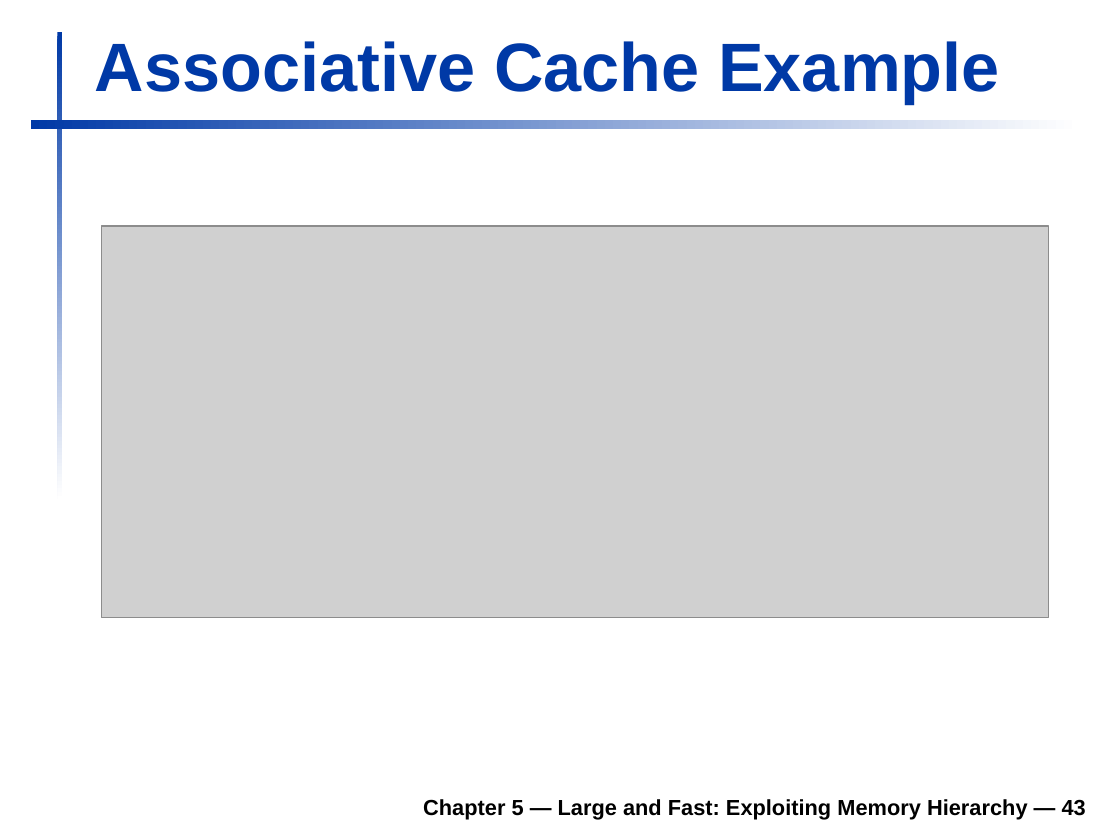
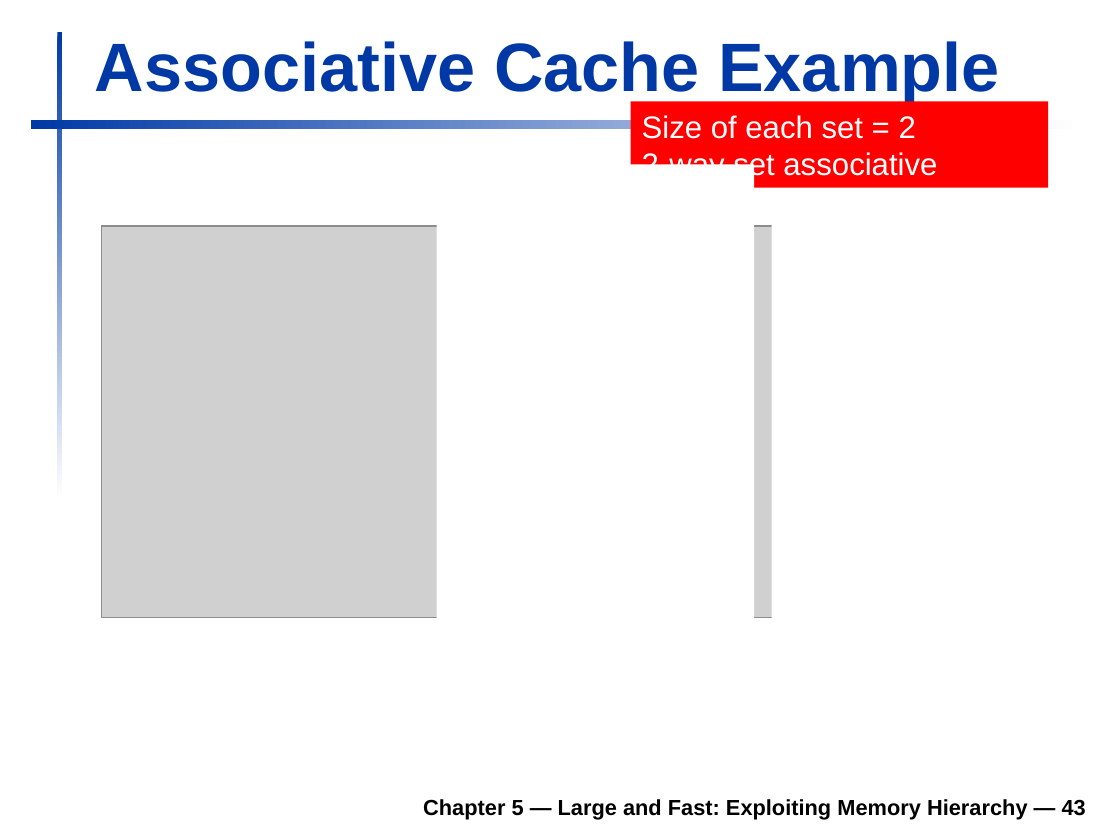
Before and after one commit to TheLethalCode/KGP_Academics, a slide deck: slide 43 of Sem_5/COA/Slides/6_MemoryHieararchy.ppt. Drawn at 1120x840 pixels with LibreOffice and Linux fonts; fonts in the diff are those of the drawing; grey boxes stand for pictures; background and template pictures are left out. Boxes give left, top, right and bottom in pixels: in the first picture for what was removed or moved away, otherwise in the second. Text is boxed around its words. In the diff, an @@ line names an element or a change of style, - is before the commit and + after.

```diff
--- a/Sem_5/COA/Slides/6_MemoryHieararchy.ppt
+++ b/Sem_5/COA/Slides/6_MemoryHieararchy.ppt
@@ rectangle added at [631, 102, 1048, 188], fill #FF0000, 20 pt, text #FFFFFF @@
+Size of each set = 2
+2-way set associative
@@ rectangle added at [437, 165, 755, 659], fill #FFFFFF @@
@@ rectangle added at [772, 197, 1072, 659], fill #FFFFFF @@
```
Also in this commit, not shown: 9 other slides changed, 3 slides added, 30 slides removed.
